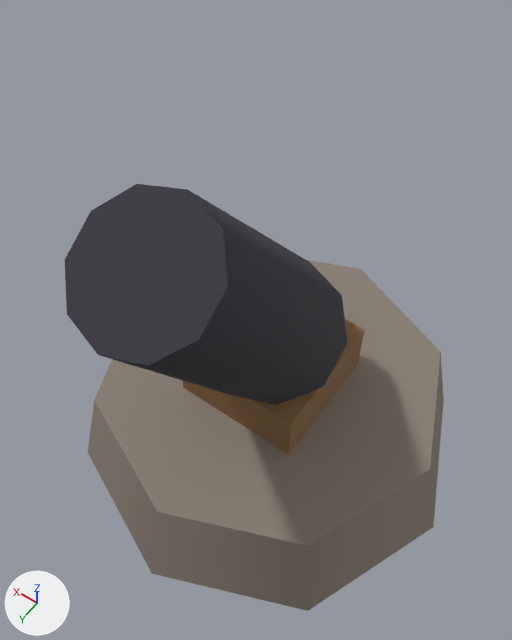
An edit to the glTF model public/models/buildings/mortar/goblin-level1.glb, drawn before and after from the same camera.
Rendered twice from a camera (50 mm lens) standing at (-0.86, 1.31, 2.77) and looking at (0.03, 0.06, 0.8). Arrows for +X, +Y and +Z are at lower left; the lights stay in place. The picture after the commit comes second. Where no turn or scale is listed for an object, it has been applied to the vertices.
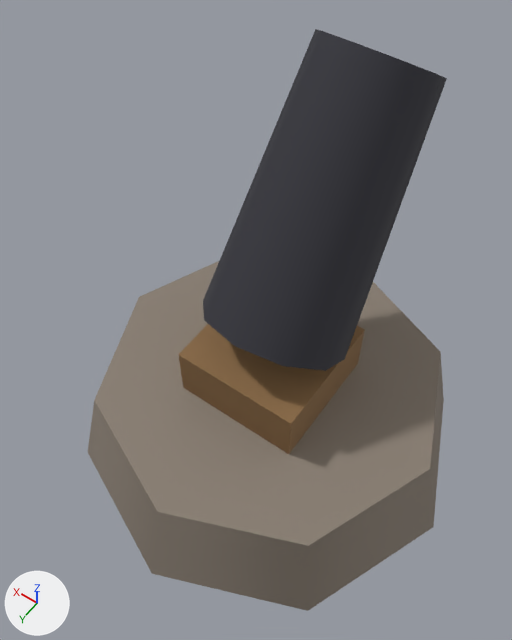
ob_node_4 is not drawn itself; it is the parent of ob_mesh_2.

The change in detail:
Object 'Node_4' (ob_node_4) turns from (-34, 0, 0) to (34, 0, 0) degrees about x, y and z.

Changed parts and their boxes (x1, y1, x2, y2) in the pictures (512 x 640 px):
'Mesh_2', turned
    before: (65, 184, 347, 405)
    after: (203, 29, 447, 371)
